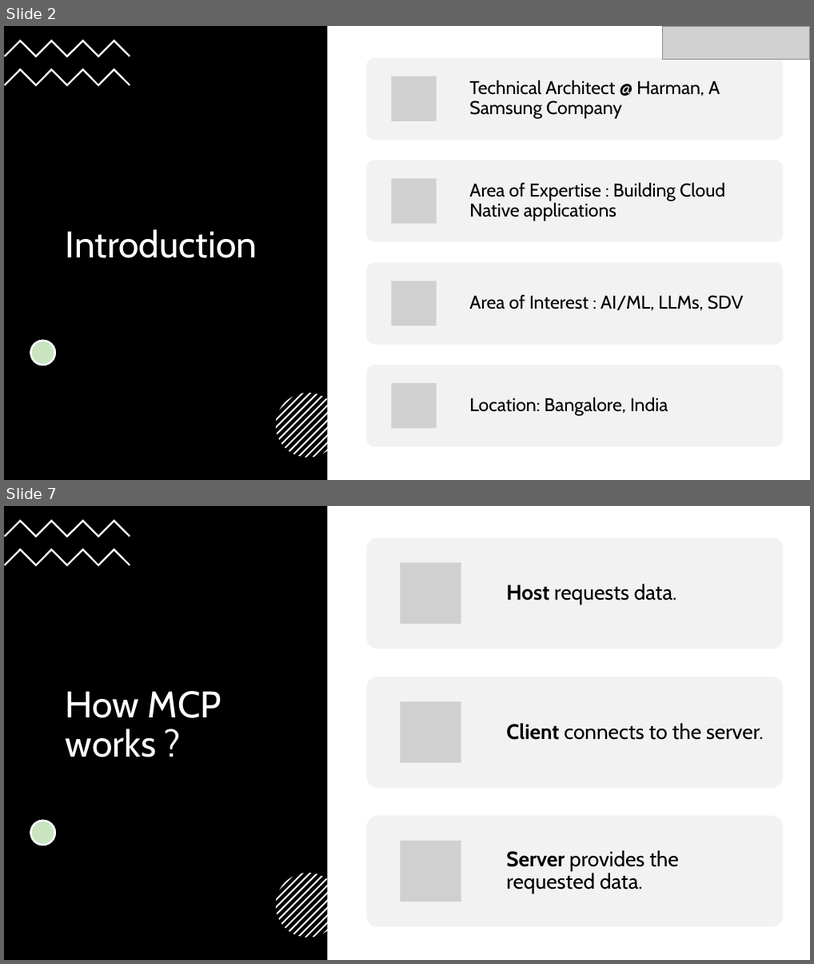
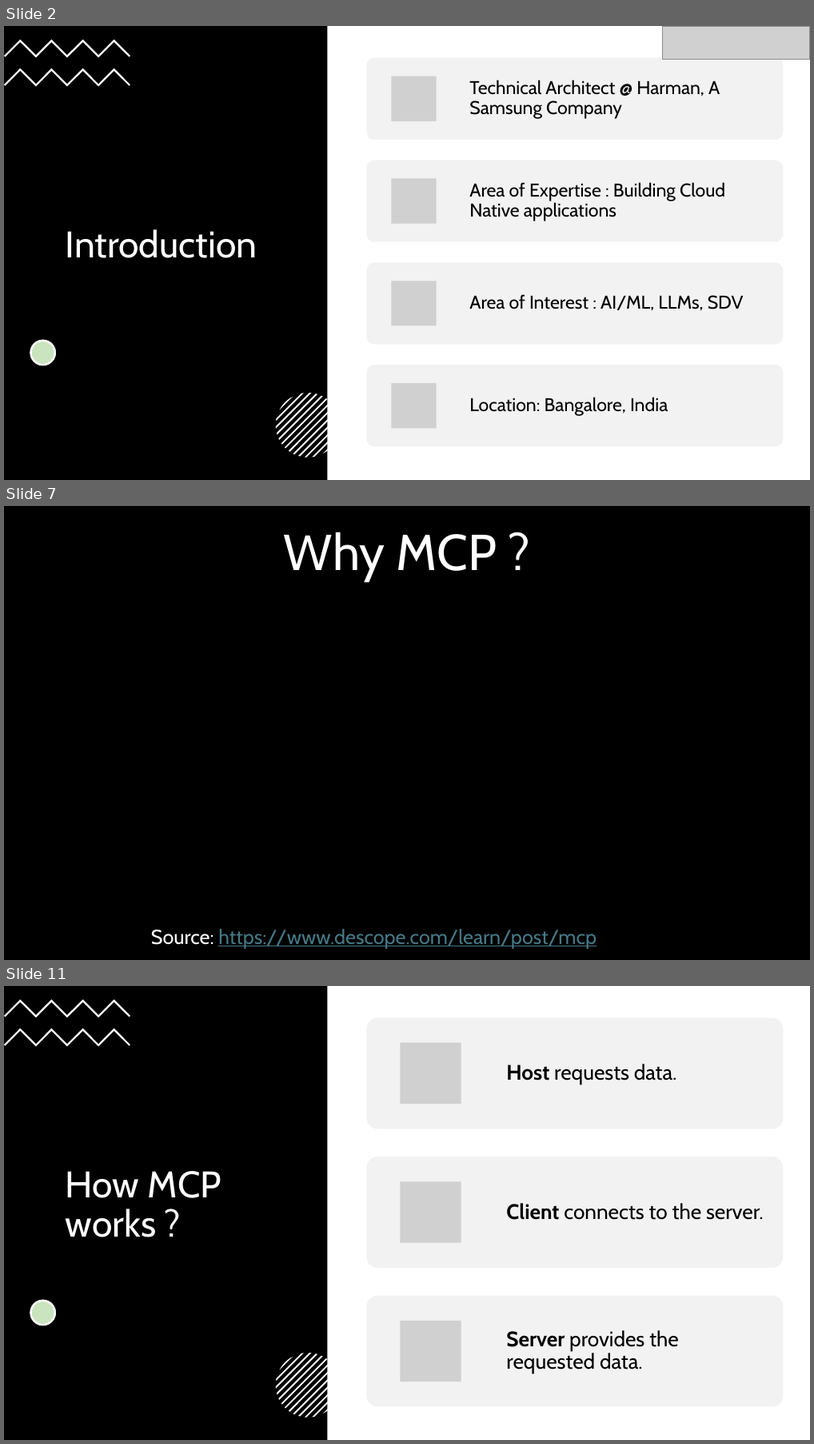
Before and after one commit to praveenraghuvanshi/tech-sessions, a slide deck: 19042025-MCP-dotnet-dotnetblr/Intro to Model Context Protocol(MCP).pptx. Shown one above the other, each under a label of ours: slides 2 and 7 before the commit, slides 2, 7 and 11 after it; the slides between them are not shown. The pictures are 814x964 and 814x1444 pixels, drawn with LibreOffice and Linux fonts; fonts in the diff are those of the drawing; grey boxes stand for pictures; background and template pictures are left out. Boxes give left, top, right and bottom in pixels: in the first picture for what was removed or moved away, otherwise in the second. Text is boxed around its words. In the diff, an @@ line names an element or a change of style, - is before the commit and + after.

```diff
--- a/19042025-MCP-dotnet-dotnetblr/Intro to Model Context Protocol(MCP).pptx
+++ b/19042025-MCP-dotnet-dotnetblr/Intro to Model Context Protocol(MCP).pptx
@@ slide 7 added at bbox=[4, 506, 810, 960], background picture (left out) @@
@@ title added at bbox=[284, 532, 497, 582], 60 pt, text #FFFFFF @@
+Why MCP ?
@@ text added at bbox=[151, 928, 597, 948], 24 pt, text #467886, underline @@
+Source: https://www.descope.com/learn/post/mcp
@@ what was slide 7 is now slide 11 @@
```
Also in this commit, not shown: 4 slides changed, 5 other slides added.
